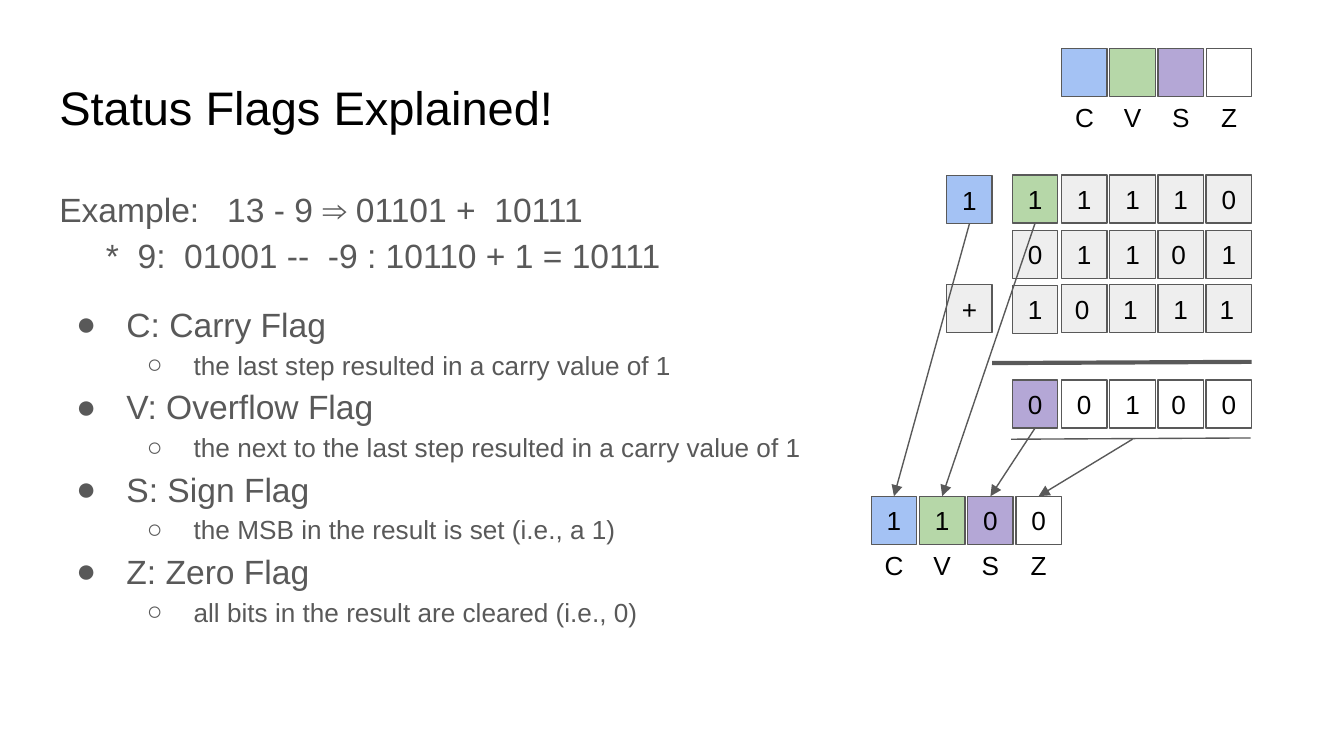
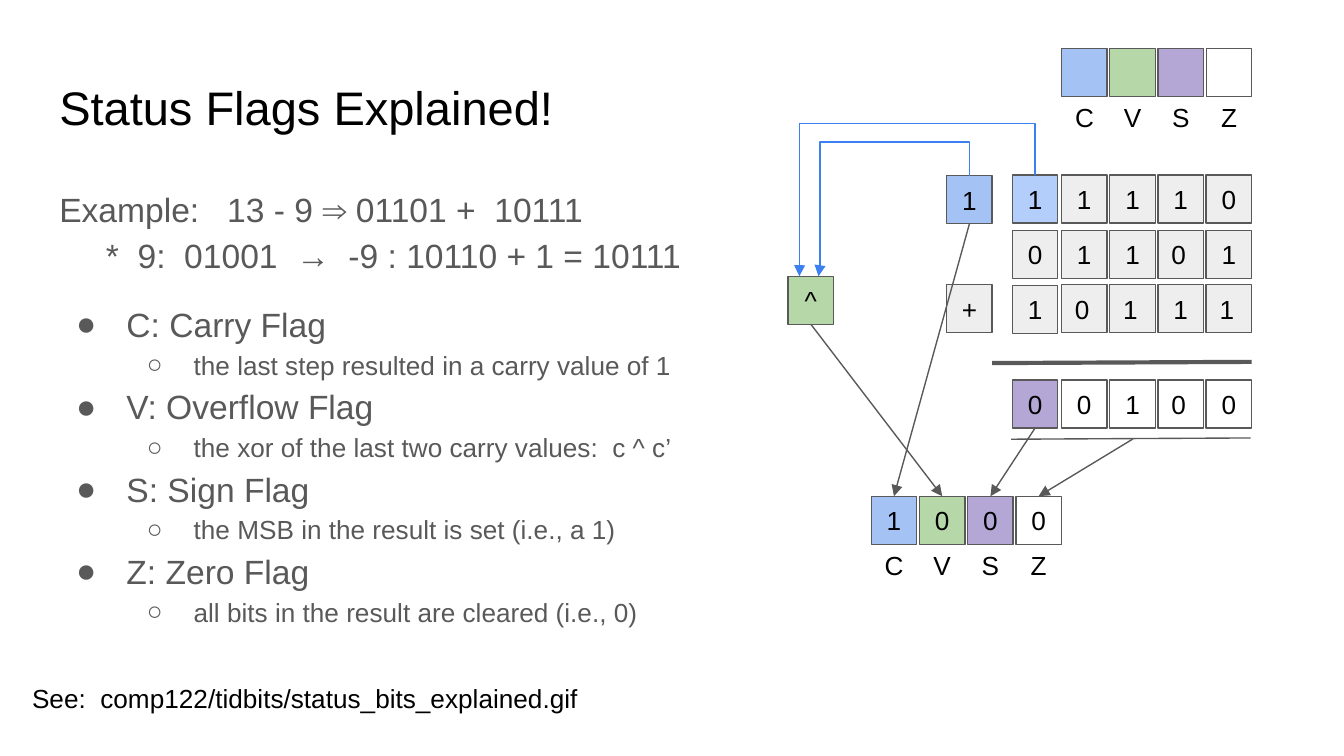
Before and after one commit to sgarcia0206/comp122-f23, a slide deck: slide 13 of format-encodings/slide_presentations/.hidden/base2-encoding-and-mathematical-operations.pptx. Drawn at 1344x756 pixels with LibreOffice and Linux fonts; fonts in the diff are those of the drawing. Boxes give left, top, right and bottom in pixels: in the first picture for what was removed or moved away, otherwise in the second. Text is boxed around its words. In the diff, an @@ line names an element or a change of style, - is before the commit and + after.

```diff
--- a/format-encodings/slide_presentations/.hidden/base2-encoding-and-mathematical-operations.pptx
+++ b/format-encodings/slide_presentations/.hidden/base2-encoding-and-mathematical-operations.pptx
@@ elbow arrow added from (1035, 175) to (800, 277), #3C81F3 0.75 pt @@
@@ elbow arrow added from (969, 176) to (818, 277), #3C81F3 0.75 pt @@
@@ rectangle "1" at (x1=1012, y1=175, x2=1058, y2=223): fill #B6D7A8 to #B3CEFB @@
@@ text at (x1=59, y1=197, x2=680, y2=269): text changed @@
-Example: 13 - 9 ⇒ 01101 + 10111
-* 9: 01001 -- -9 : 10110 + 1 = 10111
+Example: 13 - 9 ⇒ 01101 + 10111
+* 9: 01001 → -9 : 10110 + 1 = 10111
@@ rectangle added at (x1=788, y1=277, x2=833, y2=325), fill #B6D7A8, outline #595959 0.75 pt, 14 pt, text #000000 @@
+^
@@ arrow moved from (1035, 223) - (942, 496) to (810, 324) - (942, 496) @@
@@ text at (x1=194, y1=438, x2=671, y2=463): text changed @@
-  ○ the next to the last step resulted in a carry value of 1
+  ○ the xor of the last two carry values: c ^ c’
@@ text in rectangle at (x1=935, y1=511, x2=950, y2=531): text changed @@
-1
+0
@@ text added at (x1=32, y1=689, x2=577, y2=714), 14 pt, text #000000 @@
+See: comp122/tidbits/status_bits_explained.gif
```
Also in this commit, not shown: 7 other slides changed, 2 other files.
